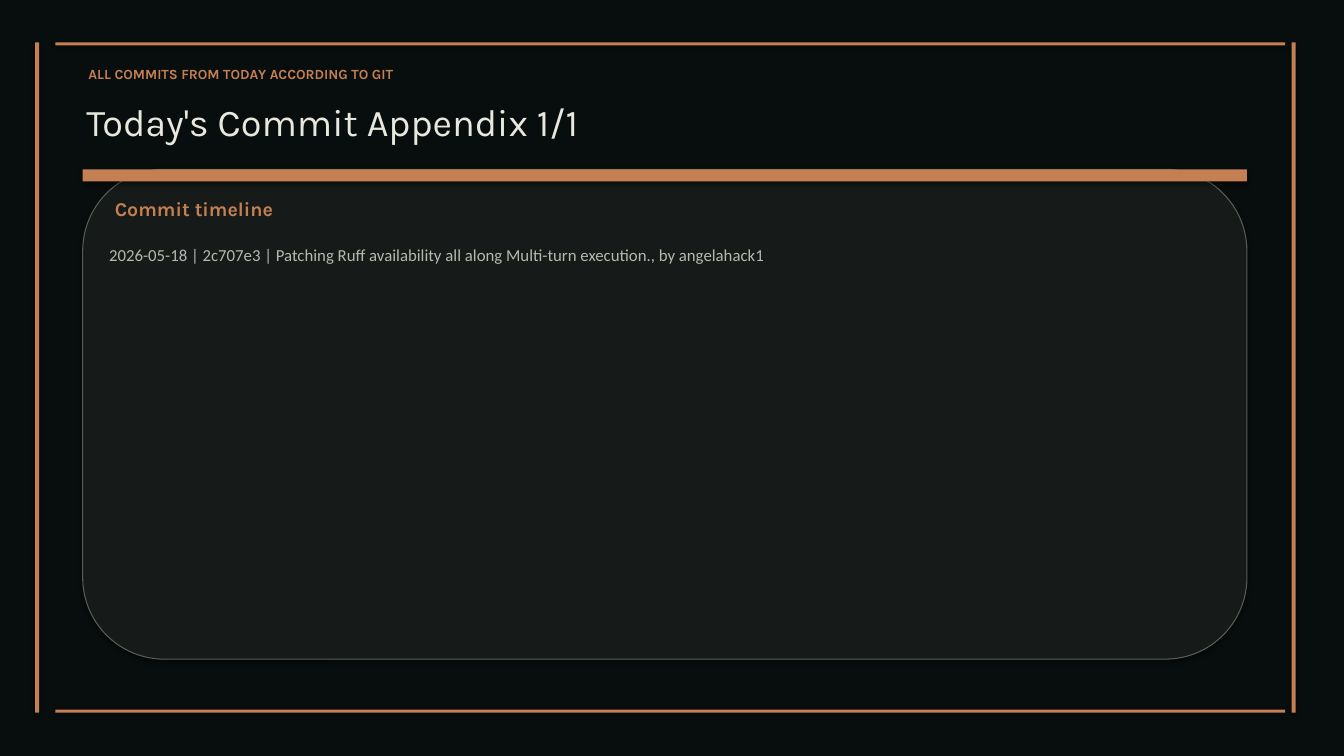
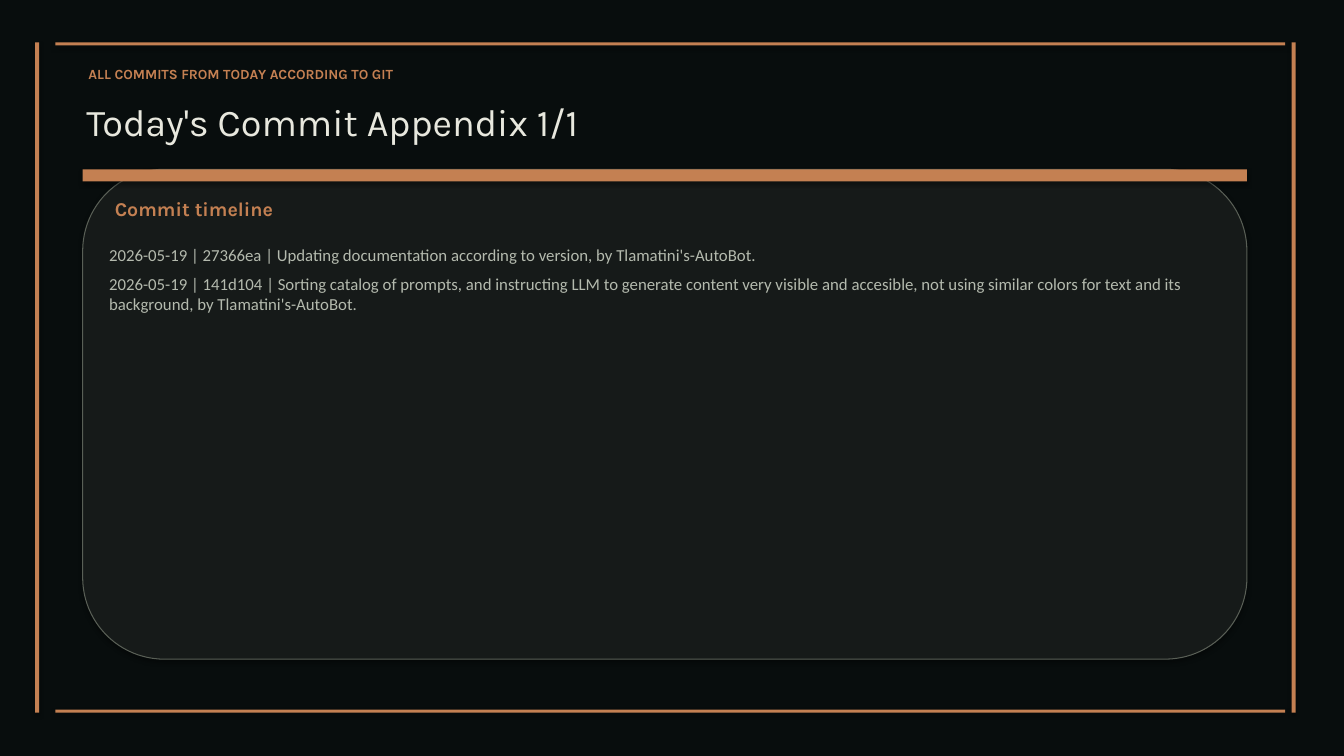
Before and after one commit to XAIHT/Tlamatini, a slide deck: slide 33 of Tlamatini_eXtended_Artificial_Intelligence_Humanly_Tempered.pptx (slide 32 before the commit). Drawn at 1344x756 pixels with LibreOffice and Linux fonts; fonts in the diff are those of the drawing. Boxes give left, top, right and bottom in pixels: in the first picture for what was removed or moved away, otherwise in the second. Text is boxed around its words. In the diff, an @@ line names an element or a change of style, - is before the commit and + after.

Commit message:
Updating documentation, by Tlamatini's-AutoBot.

```diff
--- a/Tlamatini_eXtended_Artificial_Intelligence_Humanly_Tempered.pptx
+++ b/Tlamatini_eXtended_Artificial_Intelligence_Humanly_Tempered.pptx
@@ text at box(109, 249, 1181, 313): text changed @@
-2026-05-18 | 2c707e3 | Patching Ruff availability all along Multi-turn execution., by angelahack1
+2026-05-19 | 27366ea | Updating documentation according to version, by Tlamatini's-AutoBot.
+2026-05-19 | 141d104 | Sorting catalog of prompts, and instructing LLM to generate content very visible and accesible, not using similar colors for text and its background, by Tlamatini's-AutoBot.
```
Also in this commit, not shown: 7 other slides changed, 1 slide added, 2 other files.
